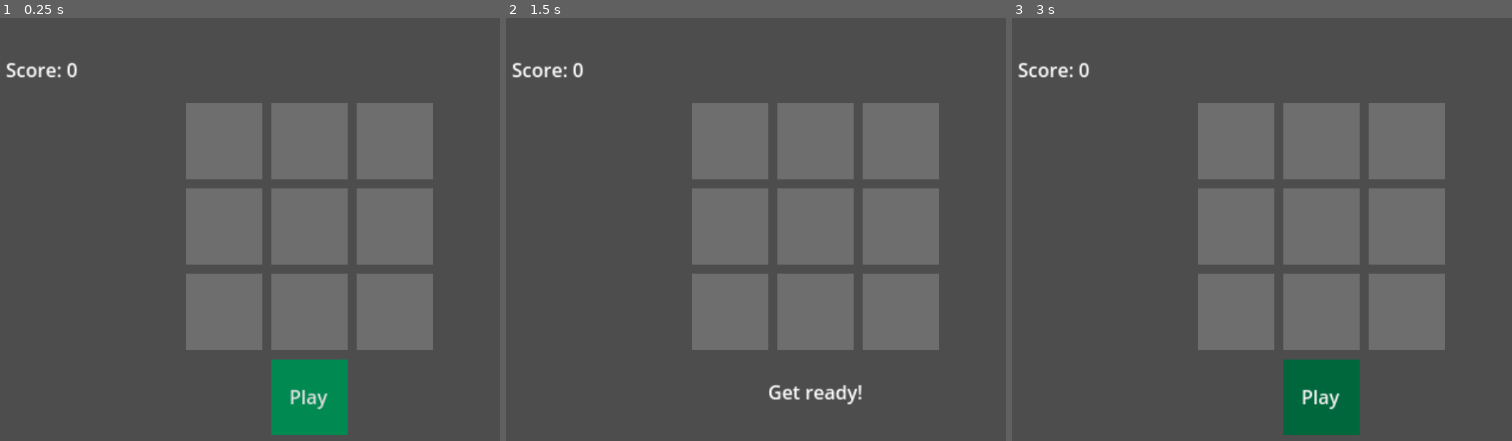
Above: before the commit, frames 1-3 (left to right).
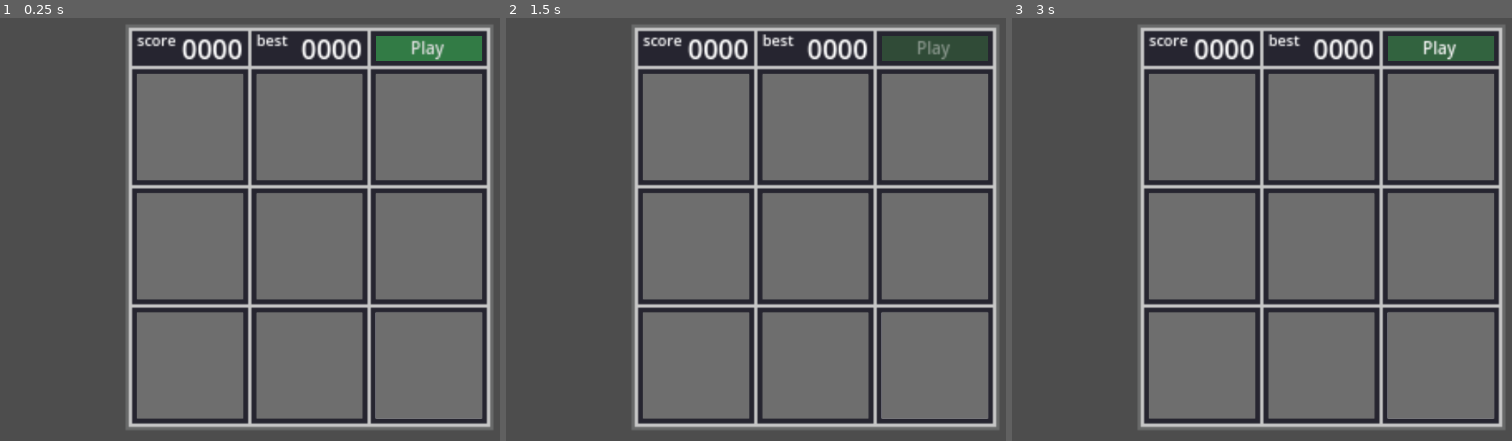
Above: after the commit, the same moments.

Repository: ethan-berkowitz/memoryGame
Game: Godot game, scene res://scenes/game.tscn
The game is run twice, just before and just after one commit, with the same random seed, the same clock (stepped at 60 frames per second) and the same inputs.
Inputs:
- Up to frame 1 (0.25 s): no input
- Up to frame 2 (1.5 s): click "Play" at 0.5 s; tap Enter at 1.25 s; tap C (C) at 1.35 s
- Up to frame 3 (3 s): tap R (R) at 1.55, 2.85 s; click "Play" at 2 s; tap Space at 2.75 s

The runs differ from the first frame. In frame 1, 48% of the frame differs, in the area x 1-99%, y 1-99%; in frame 2, 48%; in frame 3, 48%.

Commit message:
changed UI and colors

Diff:
--- a/scenes/game.tscn
+++ b/scenes/game.tscn
@@ -1,21 +1,28 @@
-[gd_scene load_steps=6 format=3 uid="uid://ia2w8e818ih2"]
+[gd_scene load_steps=8 format=3 uid="uid://ia2w8e818ih2"]
 
 [ext_resource type="PackedScene" uid="uid://4j882nsb4sl8" path="res://scenes/grid_button.tscn" id="1_j75om"]
 [ext_resource type="Script" path="res://scripts/main.gd" id="1_ooi14"]
+[ext_resource type="Texture2D" uid="uid://c8i7mwvycq1yc" path="res://assets/button_border.png" id="3_ifrhc"]
 
 [sub_resource type="StyleBoxFlat" id="StyleBoxFlat_fvhv3"]
-bg_color = Color(0, 0.541176, 0.321569, 1)
+bg_color = Color(0.196078, 0.482353, 0.270588, 1)
 
 [sub_resource type="StyleBoxFlat" id="StyleBoxFlat_v4rtc"]
-bg_color = Color(0, 0.403922, 0.235294, 1)
+bg_color = Color(0.196078, 0.388235, 0.247059, 1)
 
 [sub_resource type="StyleBoxFlat" id="StyleBoxFlat_tnwdg"]
-bg_color = Color(0, 0.235294, 0.129412, 1)
+bg_color = Color(0.196078, 0.482353, 0.270588, 1)
+
+[sub_resource type="StyleBoxFlat" id="StyleBoxFlat_cemhp"]
+bg_color = Color(0.188235, 0.294118, 0.215686, 1)
 
 [node name="Game" type="Node2D"]
 
 [node name="Main" type="Node2D" parent="."]
 script = ExtResource("1_ooi14")
+
+[node name="buttonBorder" type="Sprite2D" parent="Main"]
+texture = ExtResource("3_ifrhc")
 
 [node name="GridButtons" type="Node2D" parent="Main"]
 
@@ -74,14 +81,18 @@
 offset_bottom = 104.0
 
 [node name="PlayButton" type="Button" parent="Main"]
-offset_left = -32.0
-offset_top = 112.0
-offset_right = 32.0
-offset_bottom = 176.0
+offset_left = 40.0
+offset_top = -127.0
+offset_right = 104.0
+offset_bottom = -112.0
 focus_mode = 0
+mouse_default_cursor_shape = 2
+theme_override_font_sizes/font_size = 10
 theme_override_styles/normal = SubResource("StyleBoxFlat_fvhv3")
 theme_override_styles/hover = SubResource("StyleBoxFlat_v4rtc")
 theme_override_styles/pressed = SubResource("StyleBoxFlat_tnwdg")
+theme_override_styles/disabled = SubResource("StyleBoxFlat_cemhp")
+text = "Play"
 
 [node name="Labels" type="Node" parent="Main"]
 
@@ -92,10 +103,37 @@
 offset_bottom = 154.0
 
 [node name="ScoreLabel" type="Label" parent="Main/Labels"]
-offset_left = -256.0
-offset_top = -144.0
-offset_right = -168.0
-offset_bottom = -118.0
+offset_left = -128.0
+offset_top = -131.0
+offset_right = -40.0
+offset_bottom = -105.0
+text = "0000"
+horizontal_alignment = 2
+
+[node name="HighscoreLabel" type="Label" parent="Main/Labels"]
+offset_left = -56.0
+offset_top = -131.0
+offset_right = 32.0
+offset_bottom = -105.0
+text = "0000"
+horizontal_alignment = 2
+
+[node name="ScoreNameLabel" type="Label" parent="Main/Labels"]
+offset_left = -104.0
+offset_top = -131.0
+offset_right = -16.0
+offset_bottom = -105.0
+theme_override_font_sizes/font_size = 9
+text = "score"
+
+[node name="HighscoreNameLabel" type="Label" parent="Main/Labels"]
+offset_left = -32.0
+offset_top = -131.0
+offset_right = 56.0
+offset_bottom = -105.0
+theme_override_font_sizes/font_size = 9
+text = "best"
 
 [node name="Camera2D" type="Camera2D" parent="."]
-zoom = Vector2(1.71, 1.71)
+position = Vector2(0, -12)
+zoom = Vector2(2.39, 2.39)
--- a/scripts/main.gd
+++ b/scripts/main.gd
@@ -13,7 +13,9 @@
 @onready var play_button: Button = $PlayButton
 
 @onready var status_label: Label = $Labels/StatusLabel
-@onready var round_label: Label = $Labels/ScoreLabel
+@onready var score_label: Label = $Labels/ScoreLabel
+@onready var highscore_label = $Labels/HighscoreLabel
+
 
 # General
 const	grid_size := 9
@@ -28,6 +30,7 @@
 var		buttons: Array[Button] = []
 var		rng := RandomNumberGenerator.new()
 var		score := 0
+var 	highscore := 0
 var		state := states.START
 var		timer := 0.0
 
@@ -40,7 +43,7 @@
 var		display_rate := 1
 var		display_in_between_rate := 0.1
 var		display_last_rate := 1.5
-var		correct_pattern_rate := 0.5
+var		correct_pattern_rate := 0.2
 
 # Patterns
 var		patterns = []
@@ -49,33 +52,34 @@
 
 # Colors
 const		col_pressed := Color.WHITE
-const		col_wrong := Color.INDIAN_RED
-const		col_reveal := Color.GRAY
-const		col_correct := Color.SEA_GREEN
+const		col_wrong := Color(0.914, 0.247, 0.106)
+const		col_reveal := Color.DARK_GRAY
+const		col_correct := Color(0.267, 0.773, 0.4)
 const		col_normal := Color(0.431, 0.431, 0.431)
+const		alpha_play_button := 0.2
 
 func _ready():
 	rng.randomize()
 	buttons = [b1, b2, b3, b4, b5, b6, b7, b8, b9]
 	all_clickable(false)
 
-
 func _process(delta):
 	if Input.is_action_just_pressed("R"):
 		get_tree().reload_current_scene()
 
 	match state:
 		states.START:
-			play_button.text = "Play"
-			round_label.text = "Score: " + str(score)
+			display_score(score_label, score)
+			display_highscore()
 			if play_button.button_pressed or Input.is_action_just_pressed("C"):
-				play_button.hide()
+				play_button.disabled = true
 				state = states.ROUND_START
 		states.ROUND_START:
 			all_clickable(false)
 			set_all_button_colors(col_pressed)
 			status_label.text = "Get ready!"
-			round_label.text = "Score: " + str(score)
+			display_score(score_label, score)
+			display_highscore()
 			patterns_index = 0
 			disable_pattern()
 			timer += delta
@@ -107,11 +111,30 @@
 					state = states.ROUND_START
 		states.GAMEOVER:
 			all_clickable(false)
-			play_button.text = "Restart"
-			play_button.show()
+			play_button.disabled = false
 			if play_button.button_pressed:
-				play_button.hide()
+				play_button.disabled = true
 				reset_game()
+
+func display_score(label, num):
+	var str := ""
+	if score < 10:
+		str = "000" + str(num)
+	elif score < 100:
+		str = "00" + str(num)
+	elif score < 1000:
+		str = "0" + str(num)
+	else:
+		str = str(num)
+	label.text = str
+
+func display_highscore():
+	if (score > highscore):
+		highscore = score
+		display_score(highscore_label, highscore)
+
+
+
 
 func display_patterns(delta):
 	timer += delta
Binary file added: assets/button_border.aseprite
Binary file added: assets/button_border.png
Not shown, added: assets/button_border.png.import
